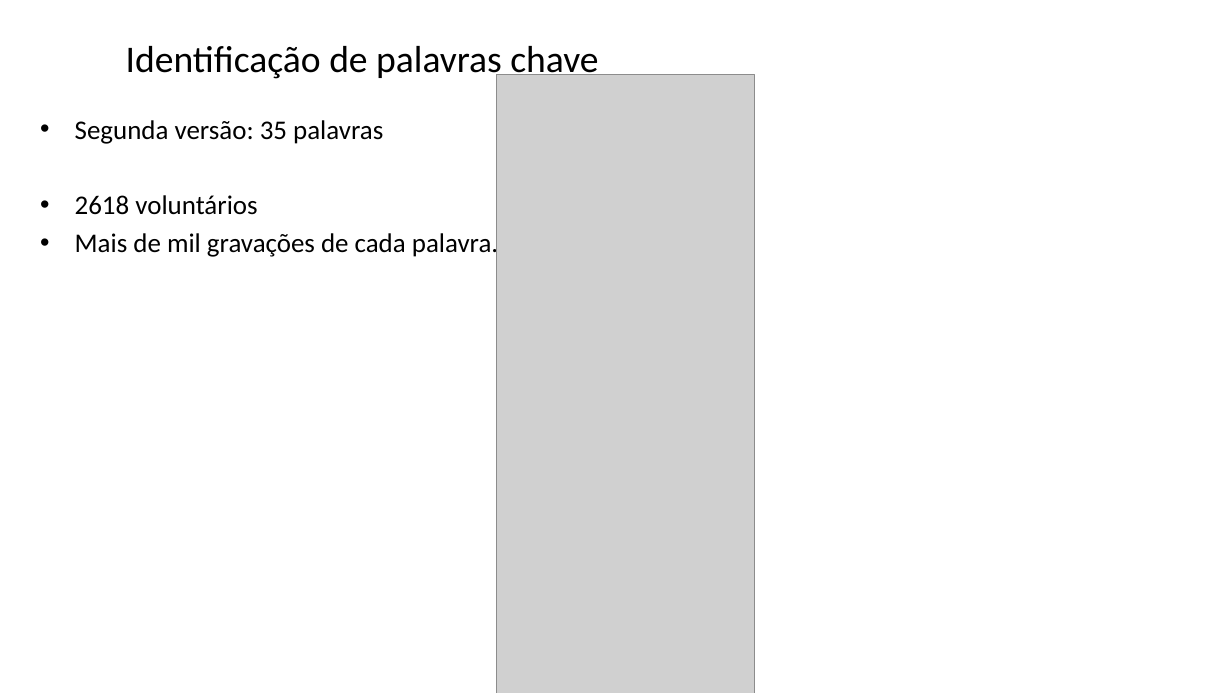
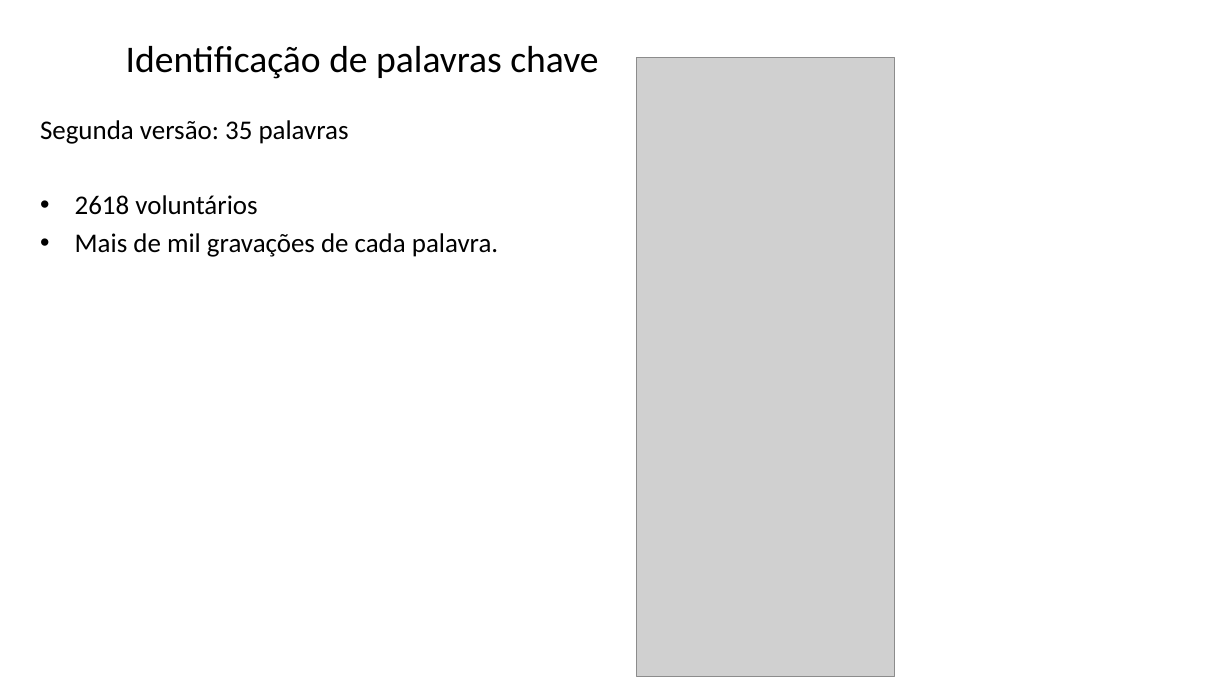
Before and after one commit to zz4fap/tp557-iot-ml, a slide deck: slide 13 of slides/TP557_17_identificação_palavras_chave.pptx. Drawn at 1232x693 pixels with LibreOffice and Linux fonts; fonts in the diff are those of the drawing; grey boxes stand for pictures; background and template pictures are left out. Boxes give left, top, right and bottom in pixels: in the first picture for what was removed or moved away, otherwise in the second. Text is boxed around its words. In the diff, an @@ line names an element or a change of style, - is before the commit and + after.

```diff
--- a/slides/TP557_17_identificação_palavras_chave.pptx
+++ b/slides/TP557_17_identificação_palavras_chave.pptx
@@ picture: place and size @@
-picture at (496,75,755,693)
+picture at (637,57,896,676)
@@ text at (40,120,349,144): bullet • to none @@
```
Also in this commit, not shown: 10 other slides changed.
